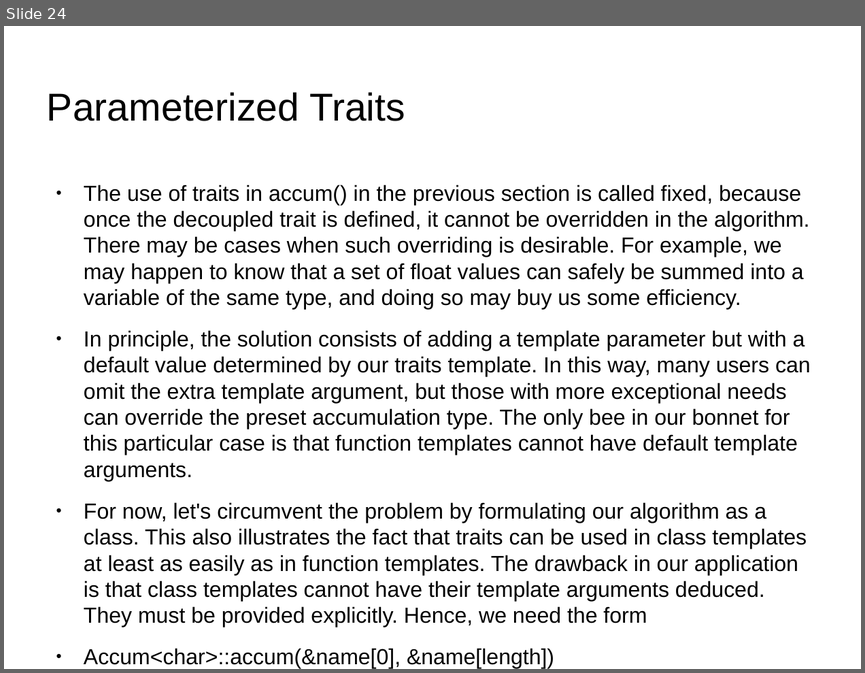
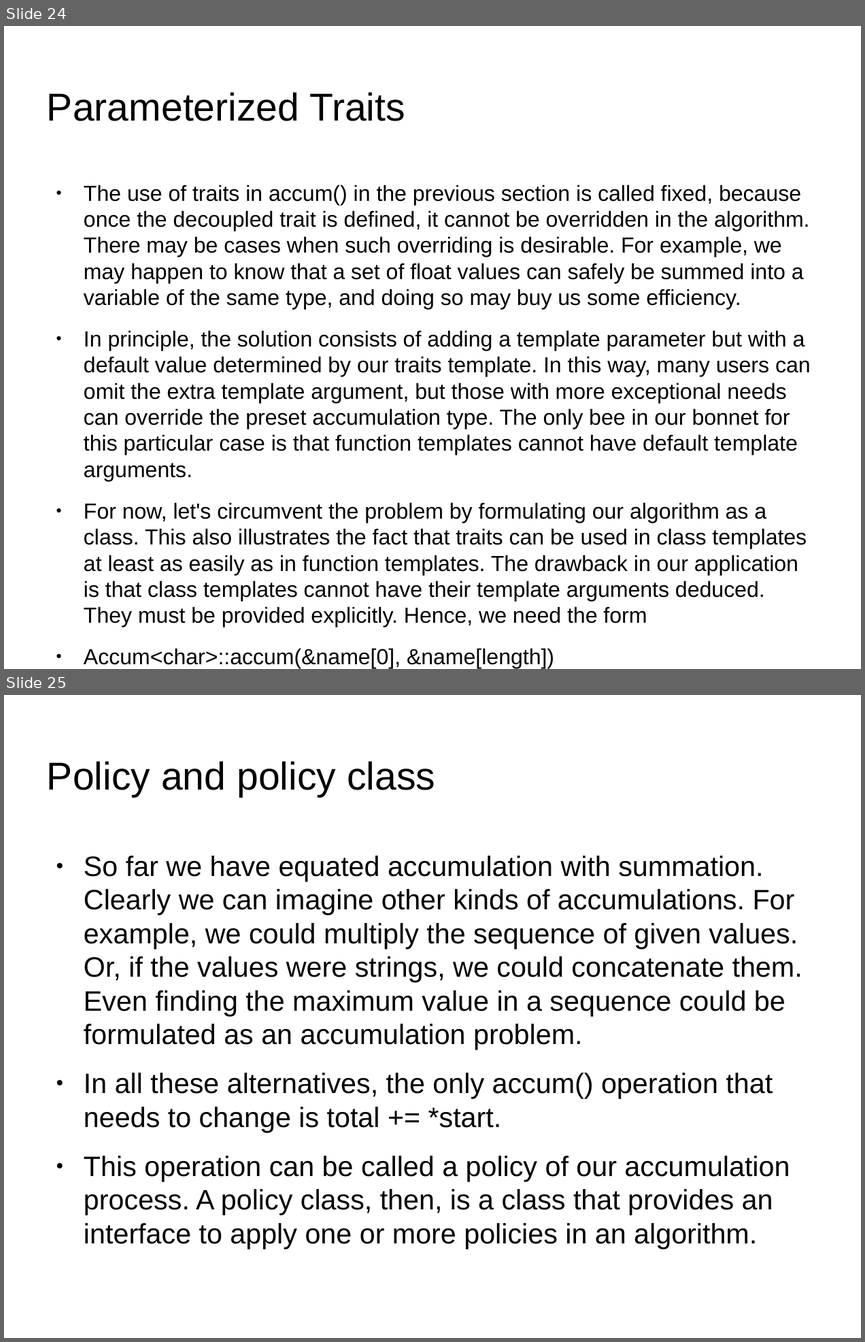
Before and after one commit to kks32/cpp-software-development, a slide deck: Ex_17_RTTI_Metaprogramming_Traits/Ex_17_RTTI_Metaprogramming_Traits.odp. Shown one above the other, each under a label of ours: slide 24 before the commit, slides 24 and 25 after it. The pictures are 865x673 and 865x1342 pixels, drawn with LibreOffice and Linux fonts; fonts in the diff are those of the drawing; background and template pictures are left out. Boxes give left, top, right and bottom in pixels: in the first picture for what was removed or moved away, otherwise in the second. Text is boxed around its words. In the diff, an @@ line names an element or a change of style, - is before the commit and + after.

Commit message:
Traits and policy

```diff
--- a/Ex_17_RTTI_Metaprogramming_Traits/Ex_17_RTTI_Metaprogramming_Traits.odp
+++ b/Ex_17_RTTI_Metaprogramming_Traits/Ex_17_RTTI_Metaprogramming_Traits.odp
@@ slide 25 added at [4,695,861,1338], background picture (left out) @@
@@ title added at [47,761,435,797], 36 pt, text #000000 @@
+Policy and policy class
@@ text added at [84,855,802,1249], 26 pt, text #000000 @@
+● So far we have equated accumulation with summation. Clearly we can imagine other kinds of accumulations. For example, we could multiply the sequence of given values. Or, if the values were strings, we could concatenate them. Even finding the maximum value in a sequence could be formulated as an accumulation problem.
+● In all these alternatives, the only accum() operation that needs to change is total += *start.
+● This operation can be called a policy of our accumulation process. A policy class, then, is a class that provides an interface to apply one or more policies in an algorithm.
```
Also in this commit, not shown: 6 slides changed, 1 other slide added, 1 slide removed, 3 other files.
